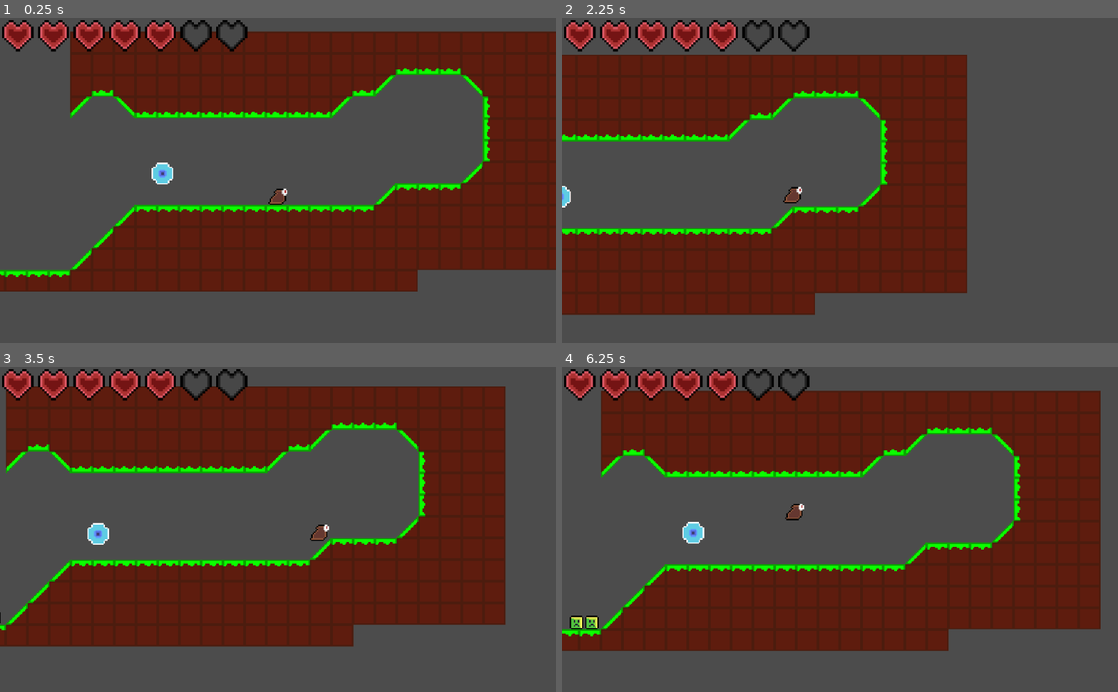
Above: before the commit, frames 1-4 (two rows, left to right).
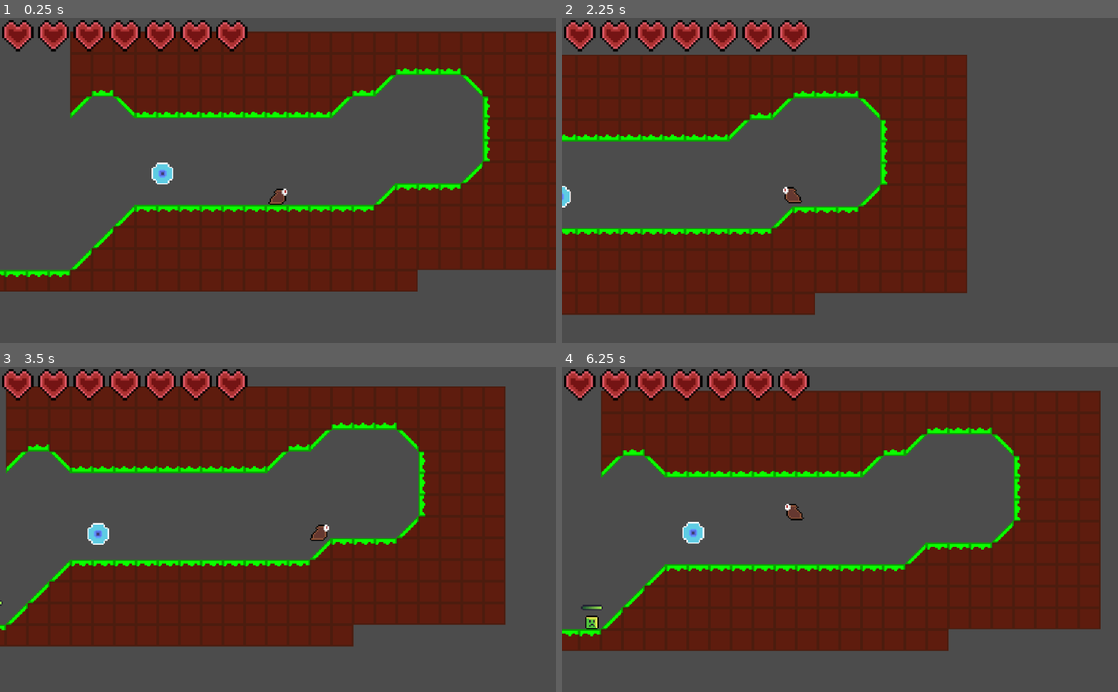
Above: after the commit, the same moments.

Repository: Shoter99/GameJamFirst
Game: Godot game, scene res://enviroment/level prefab/Level test.tscn
Two runs of this game, one before a commit and one after it. Both use one fixed random seed, a clock stepped at 60 frames per second and the inputs below.
Inputs (mouse positions are in pixels of both pictures, inside the frame that each line leads up to):
- Up to frame 1 (0.25 s): no input
- Up to frame 2 (2.25 s): move the mouse to (962, 164) at 0.52 s; hold Shift (Slide) 0.53-1.28 s; hold Right (move_right) 0.53-2.03 s; tap Space (jump) at 0.77, 1.52 s; move the mouse to (728, 196) at 1.27 s; click (728, 196) at 1.35 s; move the mouse to (895, 109) at 2.02 s; hold Left (move_left) from 2.03 s (still down); hold Shift (Slide) from 2.03 s (still down)
- Up to frame 3 (3.5 s): move the mouse to (250, 594) at 2.77 s; release Left (move_left) at 2.78 s; release Shift (Slide) at 2.78 s; hold Right (move_right) from 2.78 s (still down); click (250, 594) at 2.85 s; tap Space (jump) at 3.02 s
- Up to frame 4 (6.25 s): move the mouse to (1006, 578) at 3.52 s; hold Shift (Slide) 3.53-4.28 s; tap Space (jump) at 3.77, 4.52, 6.02 s; move the mouse to (673, 480) at 4.27 s; release Right (move_right) at 4.28 s; hold Left (move_left) 4.28-5.03 s; click (673, 480) at 4.35 s; move the mouse to (867, 529) at 5.02 s; hold Right (move_right) 5.03-5.78 s; hold Shift (Slide) 5.03-5.78 s; move the mouse to (756, 448) at 5.77 s; hold Left (move_left) from 5.78 s (still down); click (756, 448) at 5.85 s

The runs differ from the first frame. In frame 1, 0.6% of the frame differs, in the area x 32-45%, y 1-10%; in frame 2, 0.7%; in frame 3, 0.6%; in frame 4, 0.8%, in the area x 1-45%, y 1-81%.

Commit message:
added health bar to enemy, working player health, player sprite flips

Diff:
--- a/Globals/Global.gd
+++ b/Globals/Global.gd
@@ -11,7 +11,7 @@
 func update_life(var delta: int):
 	life+=delta
 	emit_signal("life_changed", life)
-	if life < 0: pass
+	if life < 0: get_tree().reload_current_scene()
 
 func update_collectable(var delta: int):
 	life+=delta
--- a/Player/MovementScript.gd
+++ b/Player/MovementScript.gd
@@ -23,7 +23,7 @@
 
 func _ready():
 	get_node("Melee").disabled = true
-	Global.update_life(5)
+	Global.update_life(Global.max_life)
 
 func jump():
 	snapVector = Vector2(0, 0)
@@ -52,8 +52,10 @@
 			if isSliding == false:
 				velocity.x = 0
 				if Input.is_action_pressed("move_right"):
+					get_node("Sprite").set_flip_h(false)
 					velocity.x = speed
 				if Input.is_action_pressed("move_left"):
+					get_node("Sprite").set_flip_h(true)
 					velocity.x = -speed
 			if Input.is_action_pressed("Slide") and is_on_floor() and isSliding == false:
 				if velocity.x == speed:
--- a/Player/Player.tscn
+++ b/Player/Player.tscn
@@ -3,23 +3,23 @@
 [ext_resource path="res://Player/MovementScript.gd" type="Script" id=1]
 [ext_resource path="res://Sprites/player.png" type="Texture" id=2]
 
-[sub_resource type="RectangleShape2D" id=1]
-extents = Vector2( 7, 6 )
-
 [sub_resource type="CapsuleShape2D" id=2]
 radius = 3.0
 height = 0.0
 
+[sub_resource type="RectangleShape2D" id=1]
+extents = Vector2( 7, 6 )
+
 [node name="Player" type="KinematicBody2D"]
 script = ExtResource( 1 )
-
-[node name="Sprite" type="Sprite" parent="."]
-texture = ExtResource( 2 )
-
-[node name="Collision" type="CollisionShape2D" parent="."]
-shape = SubResource( 1 )
 
 [node name="Melee" type="CollisionShape2D" parent="."]
 position = Vector2( 12, 0 )
 scale = Vector2( 2.48, 1 )
 shape = SubResource( 2 )
+
+[node name="Collision" type="CollisionShape2D" parent="."]
+shape = SubResource( 1 )
+
+[node name="Sprite" type="Sprite" parent="."]
+texture = ExtResource( 2 )
--- a/entities/enemy/Enemy.gd
+++ b/entities/enemy/Enemy.gd
@@ -1,6 +1,9 @@
 extends Entity
 
 class_name Enemy
+
+signal enemy_health_changed(new_hp)
+
 export var enemyMaxHp: = 3
 export var enemyHp: = 3
 
@@ -15,5 +18,8 @@
 
 func hurt_and_die(x):
 	self.enemyHp = self.enemyHp - 1
+	emit_signal("enemy_health_changed", self.enemyHp)
 	if self.enemyHp == 0:
 		queue_free()
+func get_current_hp():
+	return self.enemyHp
--- a/entities/enemy/Enemy.tscn
+++ b/entities/enemy/Enemy.tscn
@@ -1,8 +1,9 @@
-[gd_scene load_steps=8 format=2]
+[gd_scene load_steps=9 format=2]
 
 [ext_resource path="res://Sprites/slime_walk2.png" type="Texture" id=1]
 [ext_resource path="res://entities/enemy/LeftRightEnemy.gd" type="Script" id=2]
 [ext_resource path="res://Sprites/slime_walk1.png" type="Texture" id=3]
+[ext_resource path="res://entities/enemy/EnemyHealthBar.tscn" type="PackedScene" id=4]
 
 [sub_resource type="SpriteFrames" id=3]
 animations = [ {
@@ -52,5 +53,10 @@
 position = Vector2( 0, -5 )
 shape = SubResource( 2 )
 
+[node name="EnemyHealthBar" parent="LeftRightEnemySlime" instance=ExtResource( 4 )]
+margin_top = -15.0
+margin_bottom = -15.0
+
+[connection signal="enemy_health_changed" from="LeftRightEnemySlime" to="LeftRightEnemySlime/EnemyHealthBar" method="_on_LeftRightEnemySlime_enemy_health_changed"]
 [connection signal="body_entered" from="LeftRightEnemySlime/playerKiller" to="LeftRightEnemySlime" method="_on_playerKiller_body_entered"]
 [connection signal="body_entered" from="LeftRightEnemySlime/CollisionShape2D/playerDetector" to="LeftRightEnemySlime" method="_on_playerDetector_body_entered"]
--- /dev/null
+++ b/entities/enemy/EnemyHealthBar.gd
@@ -0,0 +1,11 @@
+extends Control
+
+export var enemy_max_hp :=3
+
+func _ready():
+	$TextureProgress.max_value = enemy_max_hp
+	$TextureProgress.value = enemy_max_hp
+
+
+func _on_LeftRightEnemySlime_enemy_health_changed(new_hp):
+	$TextureProgress.value = new_hp
--- a/entities/enemy/EnemyHealthBar.tscn
+++ b/entities/enemy/EnemyHealthBar.tscn
@@ -1,19 +1,20 @@
 [gd_scene load_steps=4 format=2]
 
-[ext_resource path="res://EnemyHealthBar.gd" type="Script" id=1]
-[ext_resource path="res://Sprites/health_frame.png" type="Texture" id=2]
-[ext_resource path="res://Sprites/health_bar.png" type="Texture" id=3]
+[ext_resource path="res://Sprites/health_bar2.png" type="Texture" id=1]
+[ext_resource path="res://Sprites/health_bar1.png" type="Texture" id=2]
+[ext_resource path="res://entities/enemy/EnemyHealthBar.gd" type="Script" id=3]
 
 [node name="EnemyHealthBar" type="Control"]
 anchor_right = 1.0
 anchor_bottom = 1.0
-script = ExtResource( 1 )
+script = ExtResource( 3 )
 
 [node name="TextureProgress" type="TextureProgress" parent="."]
 margin_left = -8.0
 margin_top = -9.0
 margin_right = 8.0
 margin_bottom = 7.0
-value = 100.0
+max_value = 6.0
+value = 6.0
 texture_under = ExtResource( 2 )
-texture_progress = ExtResource( 3 )
+texture_progress = ExtResource( 1 )
--- a/entities/enemy/LeftRightEnemy.gd
+++ b/entities/enemy/LeftRightEnemy.gd
@@ -1,6 +1,9 @@
 extends Enemy
 
+
 export var slimeDmg: = 1
+onready var enemyHealthBar = $EnemyHealthBar;
+
 
 #self.maxEnemyHealth = 2
 
@@ -16,6 +19,7 @@
 func _on_playerDetector_body_entered(body):
 	self.hurt_and_die(1)
 
+
 func _on_playerKiller_body_entered(body):
 	if body.name == "KinematicBody2D":
 		Global.update_life(-slimeDmg)
--- a/enviroment/level prefab/Level test.tscn
+++ b/enviroment/level prefab/Level test.tscn
@@ -248,9 +248,6 @@
 margin_right = -423.0
 margin_bottom = 43.0
 
-[node name="Node2D" parent="." instance=ExtResource( 3 )]
-position = Vector2( 167, 315 )
-
 [node name="Node2D2" parent="." instance=ExtResource( 3 )]
 position = Vector2( 216, 322 )
 
Binary file added: Sprites/health_bar.aseprite
Binary file added: Sprites/health_bar1.png
Not shown, added: Sprites/health_bar1.png.import
Binary file added: Sprites/health_bar2.png
Not shown, added: Sprites/health_bar2.png.import
